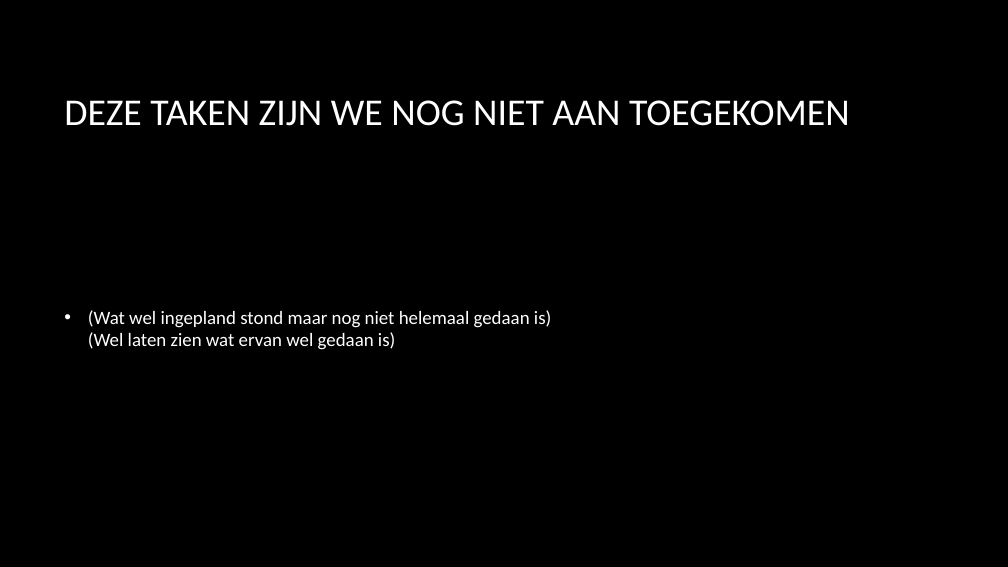
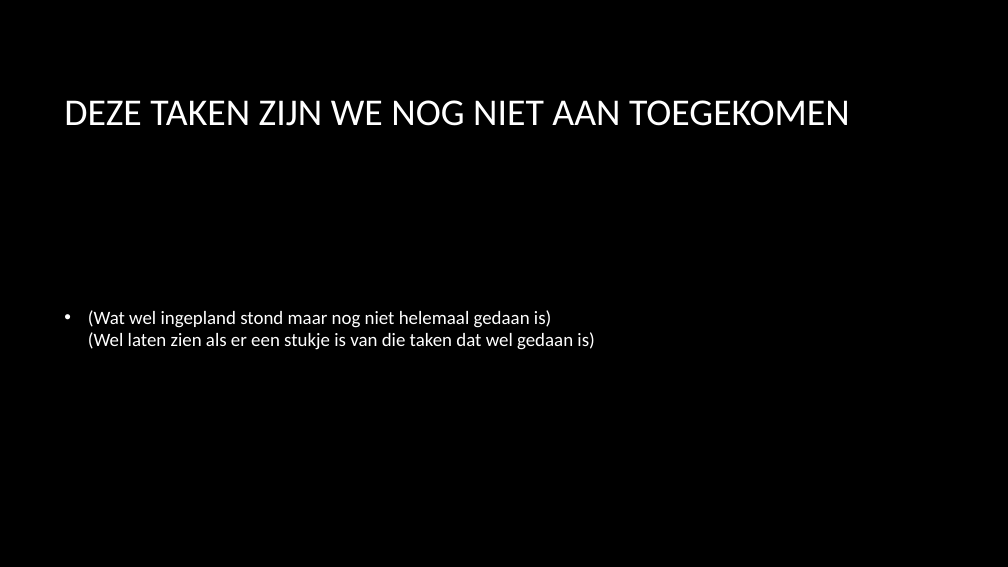
Before and after one commit to Matthijs-Hart/Project-5-6---Floating-Farm, a slide deck: slide 6 of Presentaties/Template Sprint Reviews.pptx. Drawn at 1008x567 pixels with LibreOffice and Linux fonts; fonts in the diff are those of the drawing; background and template pictures are left out. Boxes give left, top, right and bottom in pixels: in the first picture for what was removed or moved away, otherwise in the second. Text is boxed around its words. In the diff, an @@ line names an element or a change of style, - is before the commit and + after.

```diff
--- a/Presentaties/Template Sprint Reviews.pptx
+++ b/Presentaties/Template Sprint Reviews.pptx
@@ text at (88,310,594,350): text changed @@
-• (Wat wel ingepland stond maar nog niet helemaal gedaan is)
-  (Wel laten zien wat ervan wel gedaan is)
+• (Wat wel ingepland stond maar nog niet helemaal gedaan is)
+  (Wel laten zien als er een stukje is van die taken dat wel gedaan is)
```
Also in this commit, not shown: 2 other slides changed, 1 other file.
